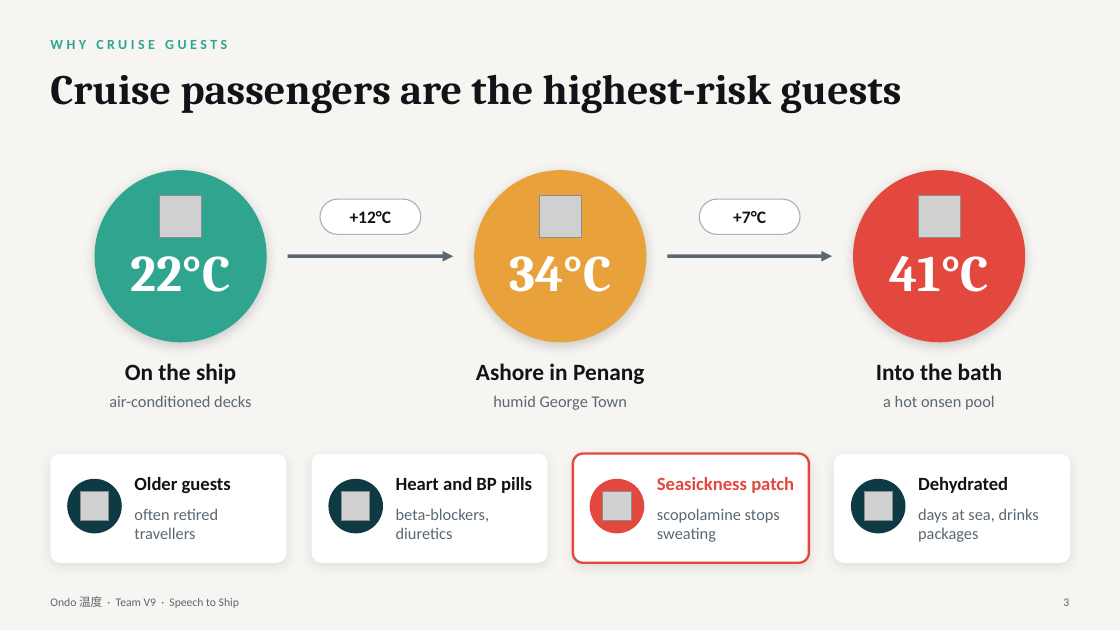
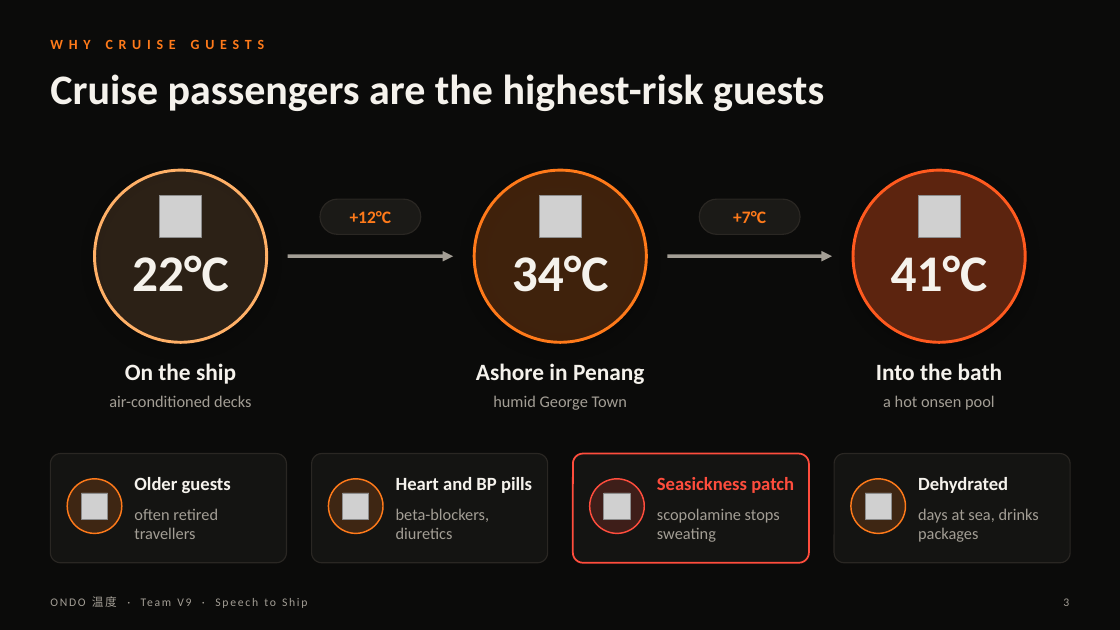
Before and after one commit to vnmoorthy/ondo, a slide deck: slide 3 of deck/Ondo-Pitch.pptx. Drawn at 1120x630 pixels with LibreOffice and Linux fonts; fonts in the diff are those of the drawing; grey boxes stand for pictures. Boxes give left, top, right and bottom in pixels: in the first picture for what was removed or moved away, otherwise in the second. Text is boxed around its words. In the diff, an @@ line names an element or a change of style, - is before the commit and + after.

```diff
--- a/deck/Ondo-Pitch.pptx
+++ b/deck/Ondo-Pitch.pptx
@@ background #F7F5F2 to #0B0B0A @@
@@ text "WHY CRUISE GUESTS" at (50,35,807,60): text colour #2FA58F to #FF7A1A, letter spacing 3 to 5 pt @@
@@ title "Cruise passengers are the highest-risk ..." at (50,74,824,111): font Cambria to Calibri, text colour #101418 to #F5F2EC @@
@@ ellipse at (94,170,266,342): fill #2FA58F to #FFB067 at 14% opacity; outline none to #FFB067 2.5 pt; shadow changed @@
@@ ellipse at (474,170,646,342): fill #E9A23B to #FF7A1A at 22% opacity; outline none to #FF7A1A 2.5 pt; shadow changed @@
@@ ellipse at (853,170,1025,342): fill #E2483D to #FF5A1F at 34% opacity; outline none to #FF5A1F 2.5 pt; shadow changed @@
@@ rounded rectangle "+12°C" at (320,199,421,234): text colour #101418 to #FF7A1A; fill #FFFFFF to #1B1A17; outline #A9B4BA 1 pt to #2A2723 1 pt @@
@@ rounded rectangle "+7°C" at (699,199,800,234): text colour #101418 to #FF7A1A; fill #FFFFFF to #1B1A17; outline #A9B4BA 1 pt to #2A2723 1 pt @@
@@ font Cambria to Calibri, text colour #FFFFFF to #F5F2EC in 3 elements at (132,255,229,292), (512,255,609,292), (891,255,988,292) @@
@@ arrow (287, 256) - (453, 256): stroke #5B6770 3 pt to #A39E95 3 pt @@
@@ arrow (668, 256) - (832, 256): stroke #5B6770 3 pt to #A39E95 3 pt @@
@@ rounded rectangle at (573,454,809,563): fill #FFFFFF to #141412; outline #E2483D 2 pt to #FF4D3D 1.5 pt; shadow off @@
@@ ellipse at (590,479,644,534): fill #E2483D to #FF4D3D at 18% opacity; outline none to #FF4D3D 1.25 pt @@
@@ text "Seasickness patch" at (657,477,794,493): text colour #E2483D to #FF4D3D @@
@@ fill #FFFFFF to #141412; outline none to #2A2723 1 pt; shadow off in 3 elements at (50,454,287,563), (312,454,548,563), (834,454,1070,563) @@
@@ fill #0E3B43 to #FF7A1A at 18% opacity; outline none to #FF7A1A 1.25 pt in 3 elements at (67,479,122,534), (329,479,383,534), (851,479,906,534) @@
@@ text colour #101418 to #F5F2EC in 6 elements at (125,363,236,384), (476,363,645,384), (876,363,1002,380), (134,477,231,493), (396,477,532,493), (918,477,1008,493) @@
@@ text at (92,596,117,607): text changed; text colour #5B6770 to #A39E95 @@
-Ondo 温度 · Team V9 · Speech to Ship
+ONDO 温度 · Team V9 · Speech to Ship
@@ text colour #5B6770 to #A39E95 in 8 elements at (109,395,251,407), (493,395,627,410), (883,395,995,410), (134,508,218,539), (396,508,490,539), (657,508,780,542), (918,508,1039,542), (1063,598,1069,606) @@
```
Also in this commit, not shown: 9 other slides changed, 14 other files.
